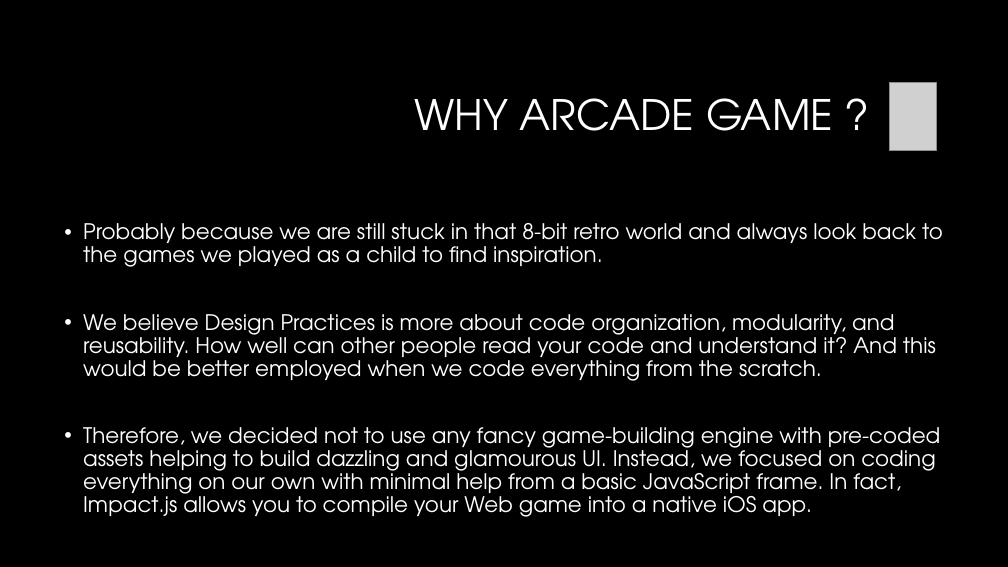
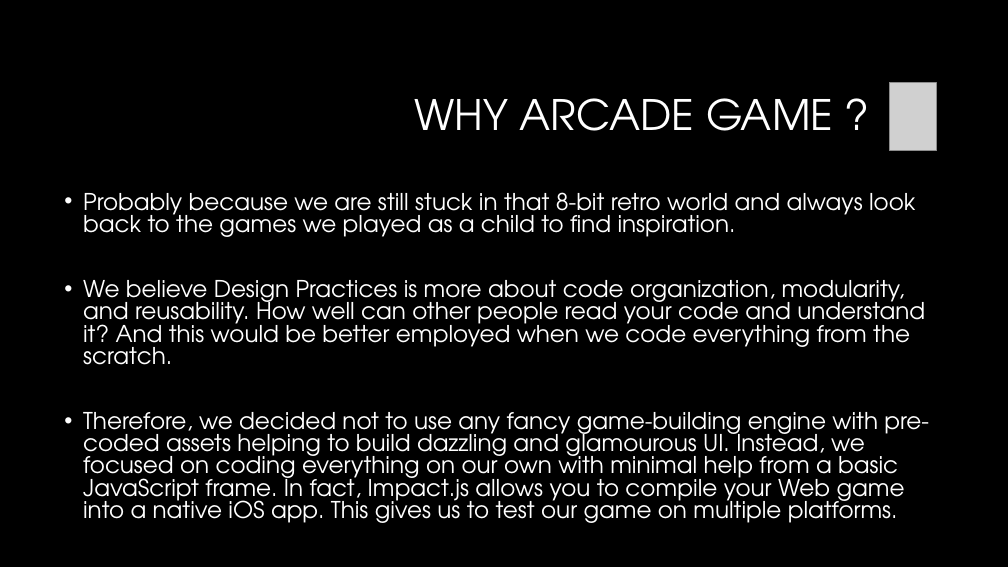
Before and after one commit to jaymalk/Game, a slide deck: slide 6 of Game design document.pptx. Drawn at 1008x567 pixels with LibreOffice and Linux fonts; fonts in the diff are those of the drawing; grey boxes stand for pictures; background and template pictures are left out. Boxes give left, top, right and bottom in pixels: in the first picture for what was removed or moved away, otherwise in the second. Text is boxed around its words. In the diff, an @@ line names an element or a change of style, - is before the commit and + after.

Commit message:
Minor fixes in ppt.

```diff
--- a/Game design document.pptx
+++ b/Game design document.pptx
@@ text "Probably because we are still ...": place and size @@
-text "Probably because we are still ..." at box(83, 223, 943, 517)
+text "Probably because we are still ..." at box(83, 192, 929, 523)
@@ text at box(83, 192, 925, 365): size 20.4 to 22 pt in "Probably because we are still stuck in ...", "We believe Design Practices is more about ..."; line spacing 0.9 to 0.8 @@
@@ text at box(83, 412, 929, 523): text changed; size 20.4 to 22 pt @@
-• Therefore, we decided not to use any fancy game-building engine with pre-coded assets helping to build dazzling and glamourous UI. Instead, we focused on coding everything on our own with minimal help from a basic JavaScript frame. In fact, Impact.js allows you to compile your Web game into a native iOS app.
+• Therefore, we decided not to use any fancy game-building engine with pre-coded assets helping to build dazzling and glamourous UI. Instead, we focused on coding everything on our own with minimal help from a basic JavaScript frame. In fact, Impact.js allows you to compile your Web game into a native iOS app. This gives us to test our game on multiple platforms.
```
Also in this commit, not shown: 4 other slides changed.
